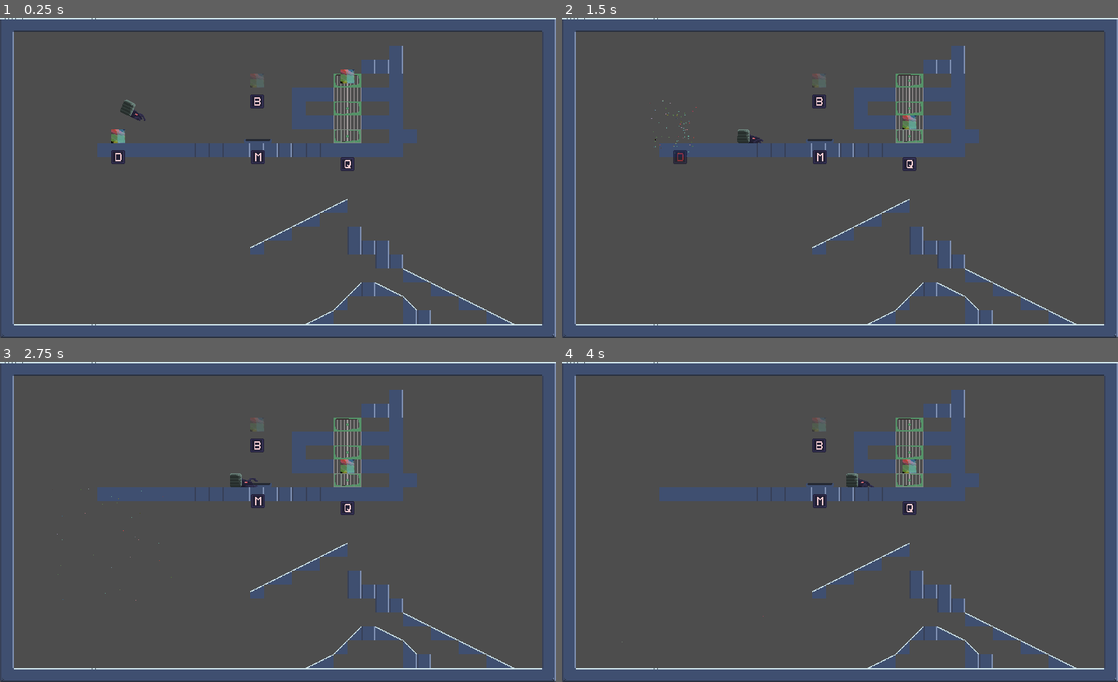
Above: before the commit, frames 1-4 (two rows, left to right).
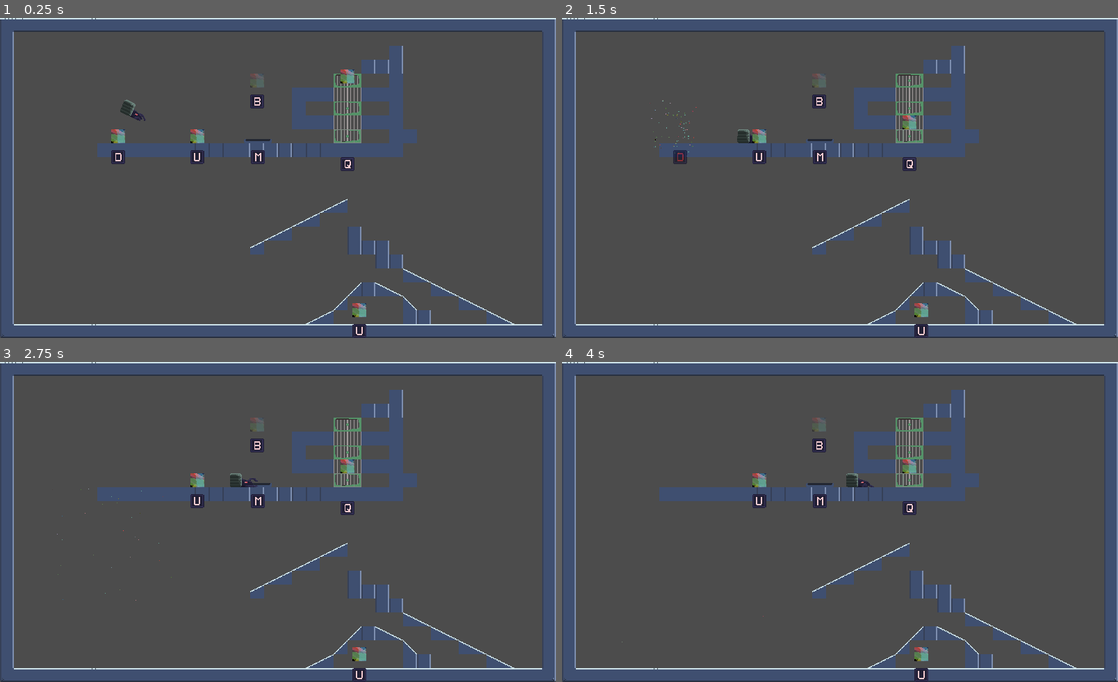
Above: after the commit, the same moments.

Repository: SweetFrontier/RogueScience
Game: Godot game, scene res://Scenes/baseLevel.tscn
The game is run twice, just before and just after one commit, with the same random seed, the same clock (stepped at 60 frames per second) and the same inputs.
Inputs:
- Up to frame 1 (0.25 s): no input
- Up to frame 2 (1.5 s): tap Enter at 0.5 s; hold D from 0.53 s (still down); tap E at 0.6 s; tap Space at 0.77 s; tap 0 at 1.35 s
- Up to frame 3 (2.75 s): tap Space at 1.52 s; tap E at 1.55, 2.3 s; release D at 2.03 s; hold A from 2.03 s (still down); tap 1 at 2.1 s
- Up to frame 4 (4 s): release A at 2.78 s; hold D from 2.78 s (still down); tap 2 at 2.85 s; tap Space at 3.02, 3.77 s; tap E at 3.05, 3.8 s; tap 3 at 3.6 s

The runs differ from the first frame. In frame 1, 0.4% of the frame differs, in the area x 34-66%, y 34-100%; in frame 2, 0.4%; in frame 3, 0.4%; in frame 4, 0.4%.

Commit message:
feat:added teleporters

Diff:
--- /dev/null
+++ b/Scenes/Triggers/Trigger_Helpers/lightning.tscn
@@ -0,0 +1,46 @@
+[gd_scene load_steps=3 format=3 uid="uid://bvxwld4fu1vc0"]
+
+[ext_resource type="Script" path="res://Scripts/Triggers/Trigger_Helpers/lightning.gd" id="1_p7c6a"]
+
+[sub_resource type="Environment" id="Environment_h1llk"]
+background_mode = 3
+glow_enabled = true
+glow_intensity = 1.36
+glow_strength = 1.46
+glow_blend_mode = 0
+glow_hdr_threshold = 2.0
+
+[node name="lightning" type="Node2D" node_paths=PackedStringArray("boltsArray", "fromPos", "toPos")]
+modulate = Color(1.4, 1.4, 1.4, 1)
+script = ExtResource("1_p7c6a")
+boltsArray = [NodePath("Bolt"), NodePath("Bolt2"), NodePath("Bolt3"), NodePath("Bolt4"), NodePath("Bolt5")]
+fromPos = NodePath("")
+toPos = NodePath("")
+jaggedness_max = 6
+jaggedness_min = 3
+jaggedness_scale = 2
+bolt_max_width = 6
+boltColor = Color(0.8, 0.796078, 0.329412, 1)
+
+[node name="Bolt" type="Line2D" parent="."]
+width = 1.0
+texture_mode = 2
+
+[node name="Bolt2" type="Line2D" parent="."]
+width = 1.0
+texture_mode = 2
+
+[node name="Bolt3" type="Line2D" parent="."]
+width = 1.0
+texture_mode = 2
+
+[node name="Bolt4" type="Line2D" parent="."]
+width = 1.0
+texture_mode = 2
+
+[node name="Bolt5" type="Line2D" parent="."]
+width = 1.0
+texture_mode = 2
+
+[node name="WorldEnvironment" type="WorldEnvironment" parent="."]
+environment = SubResource("Environment_h1llk")
--- a/Scenes/baseTrigger.tscn
+++ b/Scenes/Triggers/baseTrigger.tscn
@@ -1,6 +1,6 @@
 [gd_scene load_steps=3 format=3 uid="uid://cgjy5x05wbked"]
 
-[ext_resource type="Script" path="res://Scripts/baseTrigger.gd" id="1_28gu6"]
+[ext_resource type="Script" path="res://Scripts/Triggers/baseTrigger.gd" id="1_28gu6"]
 [ext_resource type="SpriteFrames" uid="uid://b8gp081t10dc8" path="res://Art/SpriteFrames/keyAnims.tres" id="2_7kq63"]
 
 [node name="baseTrigger" type="Node2D" node_paths=PackedStringArray("TriggerKeySprite")]
--- a/Scenes/breakableBlock.tscn
+++ b/Scenes/Triggers/breakableBlock.tscn
@@ -1,8 +1,8 @@
 [gd_scene load_steps=7 format=3 uid="uid://dxkklnkpsn70w"]
 
-[ext_resource type="Script" path="res://Scripts/breakableBlock.gd" id="1_j5j6d"]
+[ext_resource type="Script" path="res://Scripts/Triggers/breakableBlock.gd" id="1_j5j6d"]
 [ext_resource type="Texture2D" uid="uid://chi00qs1iy8dj" path="res://Art/sample32x32.png" id="2_aepos"]
-[ext_resource type="Script" path="res://Scripts/explodeablePolygon.gd" id="3_v7l57"]
+[ext_resource type="Script" path="res://Scripts/Triggers/Trigger_Helpers/explodeablePolygon.gd" id="3_v7l57"]
 [ext_resource type="SpriteFrames" uid="uid://b8gp081t10dc8" path="res://Art/SpriteFrames/keyAnims.tres" id="4_jmd6j"]
 [ext_resource type="AudioStream" uid="uid://bw5e10yu6o64o" path="res://Sounds/blockbreak.ogg" id="5_hraw3"]
 
--- a/Scenes/elevatorTrigger.tscn
+++ b/Scenes/Triggers/elevatorTrigger.tscn
@@ -1,6 +1,6 @@
 [gd_scene load_steps=13 format=3 uid="uid://dm5fdokmgctgr"]
 
-[ext_resource type="Script" path="res://Scripts/elevatorTrigger.gd" id="1_ln3f5"]
+[ext_resource type="Script" path="res://Scripts/Triggers/elevatorTrigger.gd" id="1_ln3f5"]
 [ext_resource type="Texture2D" uid="uid://btfovkwgliucs" path="res://Art/plhElevatorShaftActivated.png" id="2_2a34n"]
 [ext_resource type="Texture2D" uid="uid://dvrsckhysmtqw" path="res://Art/plhElevatorShaft.png" id="3_2efsl"]
 [ext_resource type="SpriteFrames" uid="uid://b8gp081t10dc8" path="res://Art/SpriteFrames/keyAnims.tres" id="3_pfyjx"]
--- a/Scenes/invisibleBlock.tscn
+++ b/Scenes/Triggers/invisibleBlock.tscn
@@ -1,9 +1,9 @@
 [gd_scene load_steps=7 format=3 uid="uid://cl0g2o3284xxy"]
 
-[ext_resource type="Script" path="res://Scripts/invisibleBlock.gd" id="1_f5t0u"]
+[ext_resource type="Script" path="res://Scripts/Triggers/invisibleBlock.gd" id="1_f5t0u"]
 [ext_resource type="Texture2D" uid="uid://chi00qs1iy8dj" path="res://Art/sample32x32.png" id="2_ei7f8"]
 [ext_resource type="SpriteFrames" uid="uid://b8gp081t10dc8" path="res://Art/SpriteFrames/keyAnims.tres" id="3_3cuu8"]
-[ext_resource type="Script" path="res://Scripts/explodeablePolygon.gd" id="3_ywgna"]
+[ext_resource type="Script" path="res://Scripts/Triggers/Trigger_Helpers/explodeablePolygon.gd" id="3_ywgna"]
 [ext_resource type="AudioStream" uid="uid://ctnkt71vbtt11" path="res://Sounds/invisibleblock.ogg" id="5_qr5rg"]
 
 [sub_resource type="RectangleShape2D" id="RectangleShape2D_va747"]
--- /dev/null
+++ b/Scenes/Triggers/teleporterTrigger.tscn
@@ -0,0 +1,76 @@
+[gd_scene load_steps=7 format=3 uid="uid://cpl8uffd5nbs"]
+
+[ext_resource type="Script" path="res://Scripts/Triggers/teleporterTrigger.gd" id="1_drekj"]
+[ext_resource type="Texture2D" uid="uid://chi00qs1iy8dj" path="res://Art/sample32x32.png" id="2_kpo24"]
+[ext_resource type="SpriteFrames" uid="uid://b8gp081t10dc8" path="res://Art/SpriteFrames/keyAnims.tres" id="3_nru8g"]
+[ext_resource type="PackedScene" uid="uid://bvxwld4fu1vc0" path="res://Scenes/Triggers/Trigger_Helpers/lightning.tscn" id="4_m0xrp"]
+
+[sub_resource type="SpriteFrames" id="SpriteFrames_okrmj"]
+animations = [{
+"frames": [{
+"duration": 1.0,
+"texture": ExtResource("2_kpo24")
+}],
+"loop": true,
+"name": &"activated",
+"speed": 5.0
+}, {
+"frames": [{
+"duration": 1.0,
+"texture": ExtResource("2_kpo24")
+}],
+"loop": true,
+"name": &"deactivated",
+"speed": 5.0
+}]
+
+[sub_resource type="RectangleShape2D" id="RectangleShape2D_sxv0n"]
+size = Vector2(32, 32)
+
+[node name="teleporterTrigger" type="Node2D" node_paths=PackedStringArray("TriggerKeySprite2", "teleporter1", "teleporterArea1", "teleporter2", "teleporterArea2", "lightning", "TriggerKeySprite")]
+script = ExtResource("1_drekj")
+TriggerKeySprite2 = NodePath("Teleporter2/TriggerKeySprite2")
+teleporter1 = NodePath("Teleporter1")
+teleporterArea1 = NodePath("Teleporter1/TeleporterArea1")
+teleporter2 = NodePath("Teleporter2")
+teleporterArea2 = NodePath("Teleporter2/TeleporterArea2")
+lightning = NodePath("lightning")
+button = 85
+TriggerKeySprite = NodePath("Teleporter1/TriggerKeySprite")
+
+[node name="Teleporter1" type="AnimatedSprite2D" parent="."]
+sprite_frames = SubResource("SpriteFrames_okrmj")
+animation = &"deactivated"
+metadata/_edit_group_ = true
+
+[node name="TeleporterArea1" type="Area2D" parent="Teleporter1"]
+
+[node name="CollisionShape2D" type="CollisionShape2D" parent="Teleporter1/TeleporterArea1"]
+shape = SubResource("RectangleShape2D_sxv0n")
+
+[node name="TriggerKeySprite" type="AnimatedSprite2D" parent="Teleporter1"]
+texture_filter = 1
+position = Vector2(0, 48)
+sprite_frames = ExtResource("3_nru8g")
+animation = &"a"
+
+[node name="Teleporter2" type="AnimatedSprite2D" parent="."]
+position = Vector2(144, 0)
+sprite_frames = SubResource("SpriteFrames_okrmj")
+animation = &"deactivated"
+metadata/_edit_group_ = true
+
+[node name="TeleporterArea2" type="Area2D" parent="Teleporter2"]
+
+[node name="CollisionShape2D" type="CollisionShape2D" parent="Teleporter2/TeleporterArea2"]
+shape = SubResource("RectangleShape2D_sxv0n")
+
+[node name="TriggerKeySprite2" type="AnimatedSprite2D" parent="Teleporter2"]
+texture_filter = 1
+position = Vector2(0, 48)
+sprite_frames = ExtResource("3_nru8g")
+animation = &"a"
+
+[node name="lightning" parent="." node_paths=PackedStringArray("fromPos", "toPos") instance=ExtResource("4_m0xrp")]
+fromPos = NodePath("../Teleporter1")
+toPos = NodePath("../Teleporter2")
--- a/Scenes/trampolineTrigger.tscn
+++ b/Scenes/Triggers/trampolineTrigger.tscn
@@ -1,6 +1,6 @@
 [gd_scene load_steps=5 format=3 uid="uid://dnqoj4eg2l7le"]
 
-[ext_resource type="Script" path="res://Scripts/trampolineTrigger.gd" id="1_nuh0k"]
+[ext_resource type="Script" path="res://Scripts/Triggers/trampolineTrigger.gd" id="1_nuh0k"]
 [ext_resource type="SpriteFrames" uid="uid://82s0kbf8kedv" path="res://Art/SpriteFrames/breakableBlockAnims.tres" id="2_k65r4"]
 [ext_resource type="SpriteFrames" uid="uid://b8gp081t10dc8" path="res://Art/SpriteFrames/keyAnims.tres" id="2_n2yfx"]
 
--- a/Scenes/baseLevel.tscn
+++ b/Scenes/baseLevel.tscn
@@ -1,13 +1,14 @@
-[gd_scene load_steps=12 format=3 uid="uid://1xasoo80ygld"]
+[gd_scene load_steps=13 format=3 uid="uid://1xasoo80ygld"]
 
 [ext_resource type="Script" path="res://Scripts/levelController.gd" id="1_btnfb"]
 [ext_resource type="Texture2D" uid="uid://vrgbmurtm5pg" path="res://Art/Spritesheets/initial_tileset.png" id="2_2o6jt"]
 [ext_resource type="PackedScene" uid="uid://b42fe8hyi4bsb" path="res://Scenes/player.tscn" id="3_fesf8"]
-[ext_resource type="PackedScene" uid="uid://cl0g2o3284xxy" path="res://Scenes/invisibleBlock.tscn" id="4_ry4jv"]
-[ext_resource type="PackedScene" uid="uid://dxkklnkpsn70w" path="res://Scenes/breakableBlock.tscn" id="4_uins3"]
-[ext_resource type="PackedScene" uid="uid://dnqoj4eg2l7le" path="res://Scenes/trampolineTrigger.tscn" id="5_gjtac"]
-[ext_resource type="PackedScene" uid="uid://dm5fdokmgctgr" path="res://Scenes/elevatorTrigger.tscn" id="6_77apn"]
+[ext_resource type="PackedScene" uid="uid://cl0g2o3284xxy" path="res://Scenes/Triggers/invisibleBlock.tscn" id="4_ry4jv"]
+[ext_resource type="PackedScene" uid="uid://dxkklnkpsn70w" path="res://Scenes/Triggers/breakableBlock.tscn" id="4_uins3"]
+[ext_resource type="PackedScene" uid="uid://dnqoj4eg2l7le" path="res://Scenes/Triggers/trampolineTrigger.tscn" id="5_gjtac"]
+[ext_resource type="PackedScene" uid="uid://dm5fdokmgctgr" path="res://Scenes/Triggers/elevatorTrigger.tscn" id="6_77apn"]
 [ext_resource type="Texture2D" uid="uid://chi00qs1iy8dj" path="res://Art/sample32x32.png" id="8_ri3f0"]
+[ext_resource type="PackedScene" uid="uid://cpl8uffd5nbs" path="res://Scenes/Triggers/teleporterTrigger.tscn" id="9_sfpy0"]
 
 [sub_resource type="TileSetAtlasSource" id="TileSetAtlasSource_lc8m1"]
 texture = ExtResource("2_2o6jt")
@@ -211,4 +212,14 @@
 [node name="CollisionShape2D" type="CollisionShape2D" parent="RigidBody2D"]
 shape = SubResource("CircleShape2D_rabel")
 
+[node name="teleporterTrigger" parent="." instance=ExtResource("9_sfpy0")]
+position = Vector2(366, 238)
+
+[node name="Teleporter1" parent="teleporterTrigger" index="0"]
+position = Vector2(88, 34)
+
+[node name="Teleporter2" parent="teleporterTrigger" index="1"]
+position = Vector2(462, 434)
+
 [editable path="elevatorTrigger"]
+[editable path="teleporterTrigger"]
--- /dev/null
+++ b/Scripts/Triggers/Trigger_Helpers/lightning.gd
@@ -0,0 +1,59 @@
+extends Node2D
+class_name lightning
+@export var boltsArray: Array[Line2D]
+
+@export var fromPos: Node2D
+@export var toPos: Node2D
+@export var jaggedness_max = 20
+@export var jaggedness_min = 10
+@export var jaggedness_scale = 3
+@export var bolt_length_factor = 150
+@export var num_of_branches = 4
+@export var num_of_bisects = 7
+@export var bolt_min_width = 0
+@export var bolt_max_width = 4
+@export var boltColor: Color
+
+func lightning_strike():
+	randomize()
+	for bolt in boltsArray:
+		bolt.width = randf_range(bolt_min_width,bolt_max_width)
+		bolt.default_color = boltColor
+		for child in bolt.get_children().size():
+			bolt.get_child(child).queue_free()
+		create_lightning(bolt, toPos.position)
+
+func show_lightning():
+	self.visible = true
+
+func hide_lightning():
+	self.visible = false
+
+func create_lightning(bolt : Line2D, target_pos):
+	var length = target_pos - position
+	bolt.clear_points()
+	bolt.add_point(fromPos.position)
+	bolt.add_point(target_pos - position)
+
+	var persistance = 1.0
+
+	for bisect in num_of_bisects:
+		var local_array = bolt.points
+		for point in local_array.size() - 1:
+			var start = local_array[point]
+			var end = local_array[point + 1]
+			var mid = (end - start) / 2
+			var vec = (end - start).normalized()
+			var normal = Vector2(vec.y, -vec.x)
+
+			var rand_scale = randf_range(jaggedness_min, jaggedness_max) * random_pos_or_neg()
+			var new_point = start  + mid + (rand_scale * jaggedness_scale * (length / bolt_length_factor) * persistance * normal)
+			persistance *= 0.8
+			bolt.add_point(new_point, (point * 2) + 1)
+
+func random_pos_or_neg():
+	var s = bool(randi() % 2)
+	if s:
+		return 1
+	else:
+		return -1
--- /dev/null
+++ b/Scripts/Triggers/teleporterTrigger.gd
@@ -0,0 +1,126 @@
+extends baseTrigger
+class_name teleporterTrigger
+
+# Exported variable for controlling the suction force.
+@export var TriggerKeySprite2: AnimatedSprite2D
+@export var time_to_teleport: float = 1
+@export var lightningCooldown = 0.05
+@export var teleporter1: AnimatedSprite2D
+@export var teleporterArea1: Area2D
+@export var teleporter2: AnimatedSprite2D
+@export var teleporterArea2: Area2D
+@export var lightning: lightning
+
+var teleporting = false
+var reached_stop = false
+var startingTeleporter: AnimatedSprite2D
+var endingTeleporter: AnimatedSprite2D
+var teleportingProgress: float = 0.0
+var teleporterStartPos: Vector2
+var teleporterEndPos: Vector2
+var lightningProgress = 0.0
+
+func _ready():
+	super._ready()
+	if activated:
+		activated = false
+		react()
+	else:
+		reset()
+	teleporterArea1.body_entered.connect(onT1BodyEntered)
+	teleporterArea2.body_entered.connect(onT2BodyEntered)
+	teleporterArea1.body_exited.connect(onT1BodyExited)
+	teleporterArea2.body_exited.connect(onT2BodyExited)
+
+func react():
+	if !(one_shot and activated):
+		# Set the key to the "pressed state"
+		TriggerKeySprite.frame = 1
+		TriggerKeySprite2.frame = 1
+		# Start the fade timer.
+		button_fade_timer = button_fade_duration
+	if !activated:
+		activated = true
+
+func reset():
+	super.reset()
+	# Set the key to the "unpressed state"
+	TriggerKeySprite2.frame = 0
+	TriggerKeySprite2.modulate.a = 1
+	occupied = false
+	ridingBody = null
+
+func set_button(_button):
+	super.set_button(_button)
+	if _button in buttonToAnimation:
+		button = _button
+		TriggerKeySprite2.animation = buttonToAnimation[button]
+	else:
+		TriggerKeySprite2.animation = "default"
+
+func _physics_process(delta):
+	if button_fade_timer > 0.0:
+		# Calculate the new opacity based on the elapsed time and fade duration.
+		var new_opacity = lerp(1, 0, 1.0 - (button_fade_timer / button_fade_duration))
+		TriggerKeySprite.modulate.a = new_opacity
+		TriggerKeySprite2.modulate.a = new_opacity
+		# Decrease the fade timer.
+		button_fade_timer -= delta
+	if !occupied:
+		return
+	if !riderInPosition:
+		if ridingBody is Player:
+			ridingBody.rotate_player_on_arc(delta)
+		moveRiderToStarting(delta)
+	if teleporting:
+		teleport(delta)
+
+func onT1BodyEntered(body):
+	_on_body_entered(body, teleporter1)
+func onT1BodyExited(body):
+	_on_body_exited(body, teleporter1)
+func onT2BodyEntered(body):
+	_on_body_entered(body, teleporter2)
+func onT2BodyExited(body):
+	_on_body_exited(body, teleporter2)
+
+func _on_body_entered(body, teleporter):
+	if activated and body != self and !occupied and body != ridingBody:
+		startingTeleporter = teleporter
+		endingTeleporter = teleporter2 if(startingTeleporter == teleporter1) else teleporter1
+		override_movement(body)
+
+func _on_body_exited(body, teleporter):
+	# Check if the exited body was inside the elevator.
+	if occupied and body == ridingBody:
+		occupied = false
+		ridingBody = null
+
+func setupMoveToStart():
+	super.setupMoveToStart()
+	endRiderPos = position + startingTeleporter.position
+	reached_stop = false
+
+func riderReady():
+	super.riderReady()
+	setupTeleporterStarting()
+
+func setupTeleporterStarting():
+	teleportingProgress = 0.0
+	teleporterEndPos = endingTeleporter.position + position
+	teleporting = true
+	lightning.show_lightning()
+
+func teleport(delta):
+	teleportingProgress += delta
+	lightningProgress += delta
+	if lightningProgress >= lightningCooldown:
+		lightningProgress = 0.0
+		lightning.lightning_strike()
+	# Check if the time to teleport is complete, then instantly teleport
+	if teleportingProgress >= time_to_teleport:
+		lightning.hide_lightning()
+		ridingBody.position = teleporterEndPos
+		teleporting = false
+		reached_stop = true
+		free_movement()
--- a/Scripts/trampolineTrigger.gd
+++ b/Scripts/Triggers/trampolineTrigger.gd
@@ -72,4 +72,4 @@
 		ridingBody.apply_impulse(Vector2(0, -jump_force*3))
 	elif ridingBody is Player:
 		ridingBody.velocity = Vector2(0, -jump_force)
-		var player_freeable = false
+		player_freeable = false
Binary file added: Art/Keys/keys_esc.png
Not shown, added: Art/Keys/keys_esc.png.import
Renamed: Scripts/explodeablePolygon.gd -> Scripts/Triggers/Trigger_Helpers/explodeablePolygon.gd
Renamed: Scripts/baseTrigger.gd -> Scripts/Triggers/baseTrigger.gd
Renamed: Scripts/breakableBlock.gd -> Scripts/Triggers/breakableBlock.gd
Renamed: Scripts/elevatorTrigger.gd -> Scripts/Triggers/elevatorTrigger.gd
Renamed: Scripts/invisibleBlock.gd -> Scripts/Triggers/invisibleBlock.gd
Not shown, added: Scenes/tel2D6F.tmp
Not shown, added: Scenes/tel421B.tmp
Not shown, added: Scenes/tel4626.tmp
Not shown, added: Scenes/telC318.tmp
Not shown, added: Scenes/telEF6.tmp
(and 1 more such lines)
